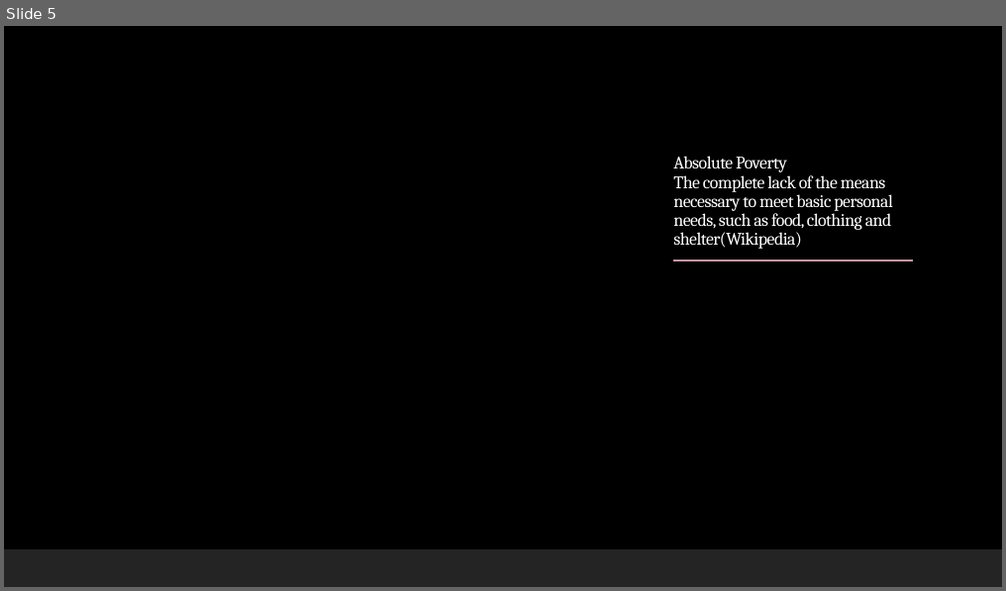
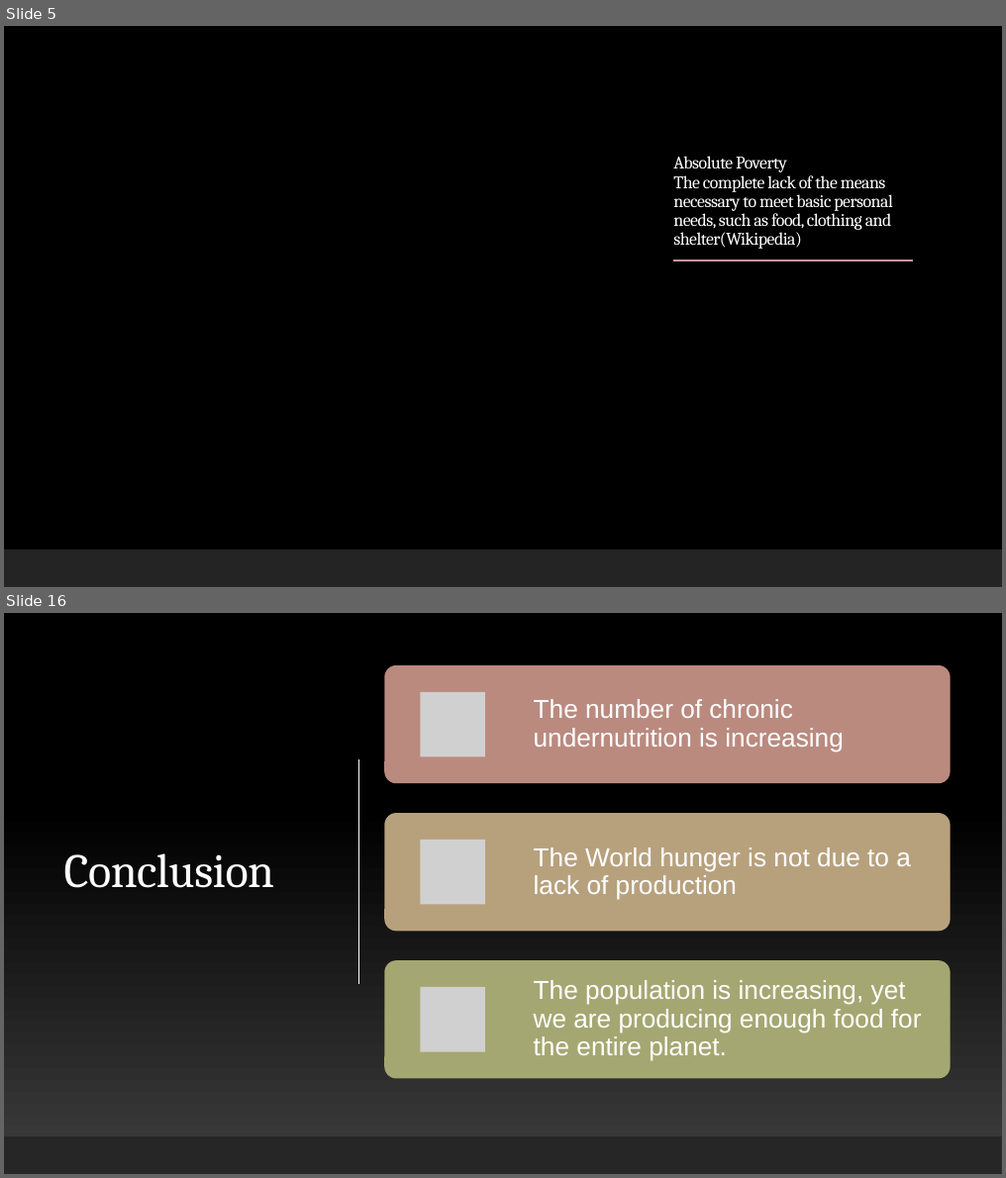
Before and after one commit to furawa/OC_data_analyst_projects, a slide deck: 01_public_health_study/public_health_study_presentation.pptx. Shown one above the other, each under a label of ours: slide 5 before the commit, slides 5 and 16 after it; the slides between them are not shown. The pictures are 1006x591 and 1006x1178 pixels, drawn with LibreOffice and Linux fonts; fonts in the diff are those of the drawing; grey boxes stand for pictures; background and template pictures are left out. Boxes give left, top, right and bottom in pixels: in the first picture for what was removed or moved away, otherwise in the second. Text is boxed around its words. In the diff, an @@ line names an element or a change of style, - is before the commit and + after.

```diff
--- a/01_public_health_study/public_health_study_presentation.pptx
+++ b/01_public_health_study/public_health_study_presentation.pptx
@@ slide 16 added at <box>4,613,1002,1174</box>, background gradient #3F3F3F to #000000 @@
@@ rectangle added at <box>4,613,1002,1174</box>, fill gradient #3F3F3F to #000000 @@
@@ line added from (358, 760) to (358, 984), #FFFFFF 1 pt @@
@@ line added from (102, 768) to (918, 768), #FFFFFF 1 pt @@
@@ title added at <box>64,854,274,888</box>, 46 pt, text #FFFFFF @@
+Conclusion
@@ group added at <box>384,665,950,1079</box>: 3 rounded rectangles, 3 pictures, 3 texts @@
+The number of chronic undernutrition is increasing
+The World hunger is not due to a lack of production
+The population is increasing, yet we are producing enough food for the entire planet.
@@ rectangle added at <box>4,1137,1002,1174</box>, fill #262626 @@
```
Also in this commit, not shown: 2 slides changed, 19 other slides added, 3 other files.
